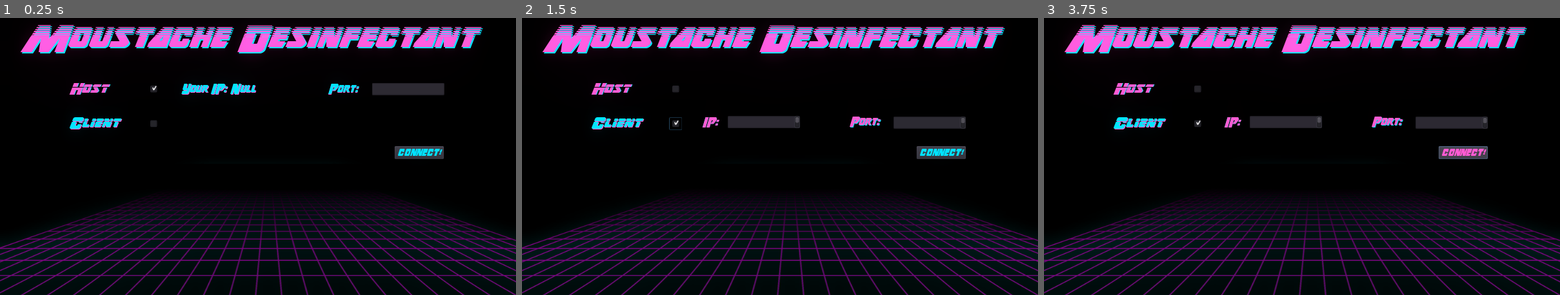
Above: before the commit, frames 1-3 (left to right).
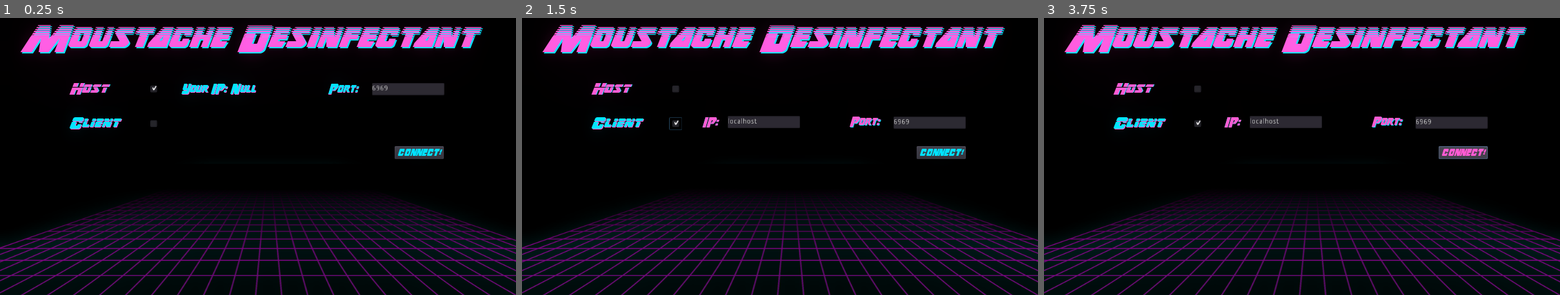
Above: after the commit, the same moments.

Repository: Joniras/MoustacheDesinfectant
Game: Godot game, scene res://Scenes/StartScreen/UI.tscn
The game is run twice, just before and just after one commit, with the same random seed, the same clock (stepped at 60 frames per second) and the same inputs.
Inputs (mouse positions are in pixels of both pictures, inside the frame that each line leads up to):
- Up to frame 1 (0.25 s): no input
- Up to frame 2 (1.5 s): click (676, 90) at 0.5 s; click (676, 123) at 1.25 s
- Up to frame 3 (3.75 s): click (1198, 123) at 2 s; click (1198, 123) at 2.75 s; click "CONNECT!" at 3.5 s

The runs differ from the first frame. In frame 1, less than 0.1% of the frame differs, in the area x 72-76%, y 24-27%; in frame 2, less than 0.1%; in frame 3, less than 0.1%, in the area x 40-86%, y 35-39%.

Commit message:
added Config for is_server and the other_id

Diff:
--- a/Characters/Player.tscn
+++ b/Characters/Player.tscn
@@ -25,7 +25,7 @@
 var docked = false
 
 
-onready var BULLET = preload(\"res://Bullet.tscn\")
+onready var BULLET = preload(\"res://Characters/Bullet.tscn\")
 var bullet_allowed = true
 # Called when the node enters the scene tree for the first time.
 func _ready():
@@ -36,6 +36,7 @@
 	health = _health
 	position = _position
 	if(_nr == 1):
+		#server gets ship 1
 		self.remove_child(get_node(\"Ship_2\"))
 		self.remove_child(get_node(\"Ship_2_Shape\"))
 		self.remove_child(get_node(\"Ship_2_Dock\"))
@@ -46,18 +47,34 @@
 	player_nr = str(_nr)
 	$CanvasLayer.offset = position
 
+func done_setup():
+	if player_nr == \"1\":
+		print(\"Using Ship2\")
+	else:
+		print(\"Using Ship1\")
+	if is_my_ship():
+		print(\"I am controlling: \",player_nr)
+	else:
+		print(\"I Am not controlling this: \", player_nr)
+	print(\"Network master: \", get_network_master())
 
 func _process(delta):
-	if(!(docked and player_nr == \"2\")):
-		process_movement(delta)
-
-	if(!(docked and player_nr == \"1\")):
-		if Input.is_action_pressed(\"shoot_\"+player_nr):
-			shoot()
-	if !docked:
-		if Input.is_action_just_pressed(\"dock_\"+player_nr):
-			set_advertising(!advertising)
-
+	if is_my_ship():
+		if(!is_currently_dock_slave()):
+			process_movement(delta)
+
+		if(is_currently_dock_slave()):
+			if Input.is_action_pressed(\"shoot_1\"):
+				shoot()
+		if !docked:
+			if Input.is_action_just_pressed(\"dock_1\"):
+				set_advertising(!advertising)
+
+func is_currently_dock_slave():
+	return docked and !Config.is_server
+
+func is_my_ship():
+	return player_nr == \"1\" and Config.is_server or player_nr != \"1\" and !Config.is_server
 
 func shoot():
 	if bullet_allowed:
@@ -71,7 +88,6 @@
 		_timer.set_one_shot(true)
 		_timer.start()
 
-
 func spawn_bullet():
 	var bullet =  BULLET.instance()
 	bullet.setup(self,level * DAMAGE_PER_LEVEL,Vector2(position.x+20,position.y), BULLET_SPEED)
@@ -79,18 +95,18 @@
 
 func process_movement(delta):
 	var movement = Vector2(0,0)
-	if Input.is_action_pressed(\"left_\"+player_nr) :
+	if Input.is_action_pressed(\"left_1\") :
 		movement.x = -1 * SPEED
-	if Input.is_action_pressed(\"right_\"+player_nr) :
+	if Input.is_action_pressed(\"right_1\") :
 		movement.x = 1 * SPEED
-	if Input.is_action_pressed(\"up_\"+player_nr) :
+	if Input.is_action_pressed(\"up_1\") :
 		movement.y = -1 * SPEED
-	if Input.is_action_pressed(\"down_\"+player_nr):
+	if Input.is_action_pressed(\"down_1\"):
 		movement.y = 1 * SPEED
 	if((movement.x != 0 or movement.y != 0) and in_game(position + movement * delta)):
 		addPosition(movement*delta)
-		if docked and player_nr == \"1\":
-			player2.addPosition(movement*delta)
+		# if docked and Config.is_server:
+			# player2.addPosition(movement*delta)
 
 
 func gainXP(amount):
@@ -142,6 +158,16 @@
 func addPosition(_movement):
 	position += _movement
 	$CanvasLayer.offset = position
+	# rpc_id(Config.other_player_id, \"move_player\", {position: position})
+	rpc(\"move_remote\",position)
+	print(\"Casting position\")
+
+	# puppet + other_id worked somehow remote + other_id worked
+master func move_remote(_position):
+	print(\"Receiving position\")
+	position = _position
+	$CanvasLayer.offset = _position
+
 
 func take_control():
 	player2.position.y = position.y
@@ -153,13 +179,13 @@
 
 "
 
+[sub_resource type="StyleBoxFlat" id=2]
+bg_color = Color( 0.00392157, 0.552941, 0.141176, 1 )
+
 [sub_resource type="StyleBoxFlat" id=3]
-bg_color = Color( 0.00392157, 0.552941, 0.141176, 1 )
-
-[sub_resource type="StyleBoxFlat" id=4]
 bg_color = Color( 0.239216, 0.239216, 0.239216, 1 )
 
-[sub_resource type="Animation" id=6]
+[sub_resource type="Animation" id=4]
 resource_name = "damage"
 
 [sub_resource type="Animation" id=5]
@@ -194,9 +220,9 @@
 			get_parent().take_control()
 "
 
+[sub_resource type="RectangleShape2D" id=7]
+
 [sub_resource type="RectangleShape2D" id=8]
-
-[sub_resource type="RectangleShape2D" id=9]
 
 [node name="Player" type="Area2D" groups=[
 "player",
--- a/Config.gd
+++ b/Config.gd
@@ -4,3 +4,6 @@
 const SPEED = 100
 
 const PLAYER_HEALTH = 100
+
+var is_server = false
+var other_player_id = null
--- a/Scenes/Game/Game.tscn
+++ b/Scenes/Game/Game.tscn
@@ -24,9 +24,8 @@
 	_timer.set_wait_time(1/float(ENEMY_SPAWN_PER_SECOND))
 	_timer.set_one_shot(false)
 	# _timer.start()
-
-	var player2 = spawn_player(2, null)
-	spawn_player(1, player2)
+	spawn_player(Config.other_player_id)
+	spawn_player(get_tree().get_network_unique_id())
 
 
 # Called every frame. 'delta' is the elapsed time since the previous frame.
@@ -36,13 +35,13 @@
 func _on_Timer_timeout():
 	spawn_enemy()
 
-func spawn_player(player_nr, player1):
+func spawn_player(_id):
 	var player =  PLAYER.instance()
 	rng.randomize()
 	var my_random_number = rng.randf_range(100, get_viewport().size.y-100)
-	player.setup(player_nr,Vector2(100,my_random_number),Config.PLAYER_HEALTH)
-	if player1:
-		player.set_player(player1)
+	player.setup(_id,Vector2(100,my_random_number),Config.PLAYER_HEALTH)
+	player.set_network_master(_id)
+	player.done_setup()
 	self.add_child(player)
 	return player
 
--- a/Scenes/StartScreen/UI.tscn
+++ b/Scenes/StartScreen/UI.tscn
@@ -112,6 +112,7 @@
 margin_right = 881.474
 margin_bottom = 269.434
 rect_pivot_offset = Vector2( 72, 26.8557 )
+text = "6969"
 __meta__ = {
 "_edit_use_anchors_": false
 }
@@ -123,6 +124,7 @@
 margin_right = 552.008
 margin_bottom = 268.434
 rect_pivot_offset = Vector2( 72, 26.8557 )
+text = "localhost"
 __meta__ = {
 "_edit_use_anchors_": false
 }
@@ -133,6 +135,7 @@
 margin_right = 881.99
 margin_bottom = 202.277
 rect_pivot_offset = Vector2( 72, 26.8557 )
+text = "6969"
 __meta__ = {
 "_edit_use_anchors_": false
 }
--- a/Scenes/StartScreen/networking.gd
+++ b/Scenes/StartScreen/networking.gd
@@ -31,10 +31,10 @@
 #	pass
 
 func _connect():
-	var is_server = get_node("cb_host").pressed
-	print("is_server = %s" % is_server)
+	Config.is_server = get_node("cb_host").pressed
+	print("is_server = %s" % Config.is_server)
 
-	if (is_server):
+	if (Config.is_server):
 		var server_port = get_node("txt_server_port").text
 		var peer = NetworkedMultiplayerENet.new()
 		peer.create_server(int(server_port), MAX_PLAYERS)
@@ -74,6 +74,10 @@
 	rpc_id(id, "register_player", my_info)
 
 	var name = id
+	if Config.is_server and id != 1:
+		Config.other_player_id = id
+	else:
+		Config.other_player_id = id
 	if (id == 1):
 		name = "server"
 	print("%s connected" % name)
@@ -122,4 +126,4 @@
 	get_node("lbl_port").visible = !is_host
 
 func _show_select_spaceship_package():
-	pass
+	get_tree().change_scene("res://Scenes/Game/Game.tscn")
Not shown: 4 places in Characters/Player.tscn that only renumber resources
Not shown: 4 places in Scenes/Game/Game.tscn that only renumber resources
